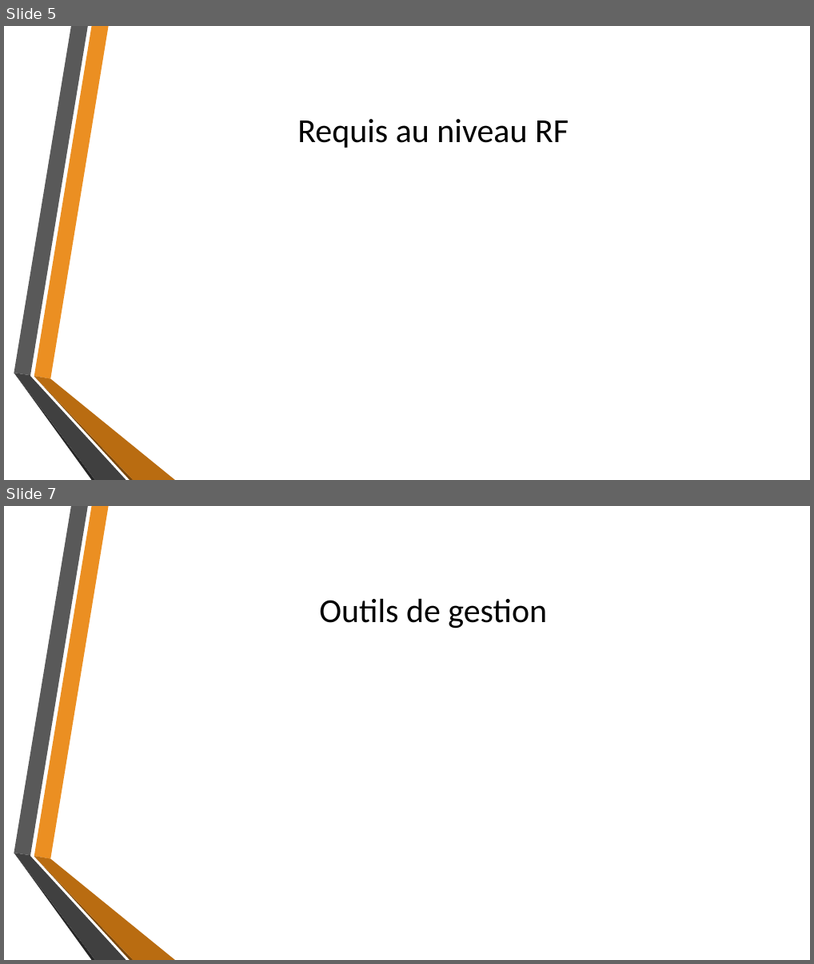
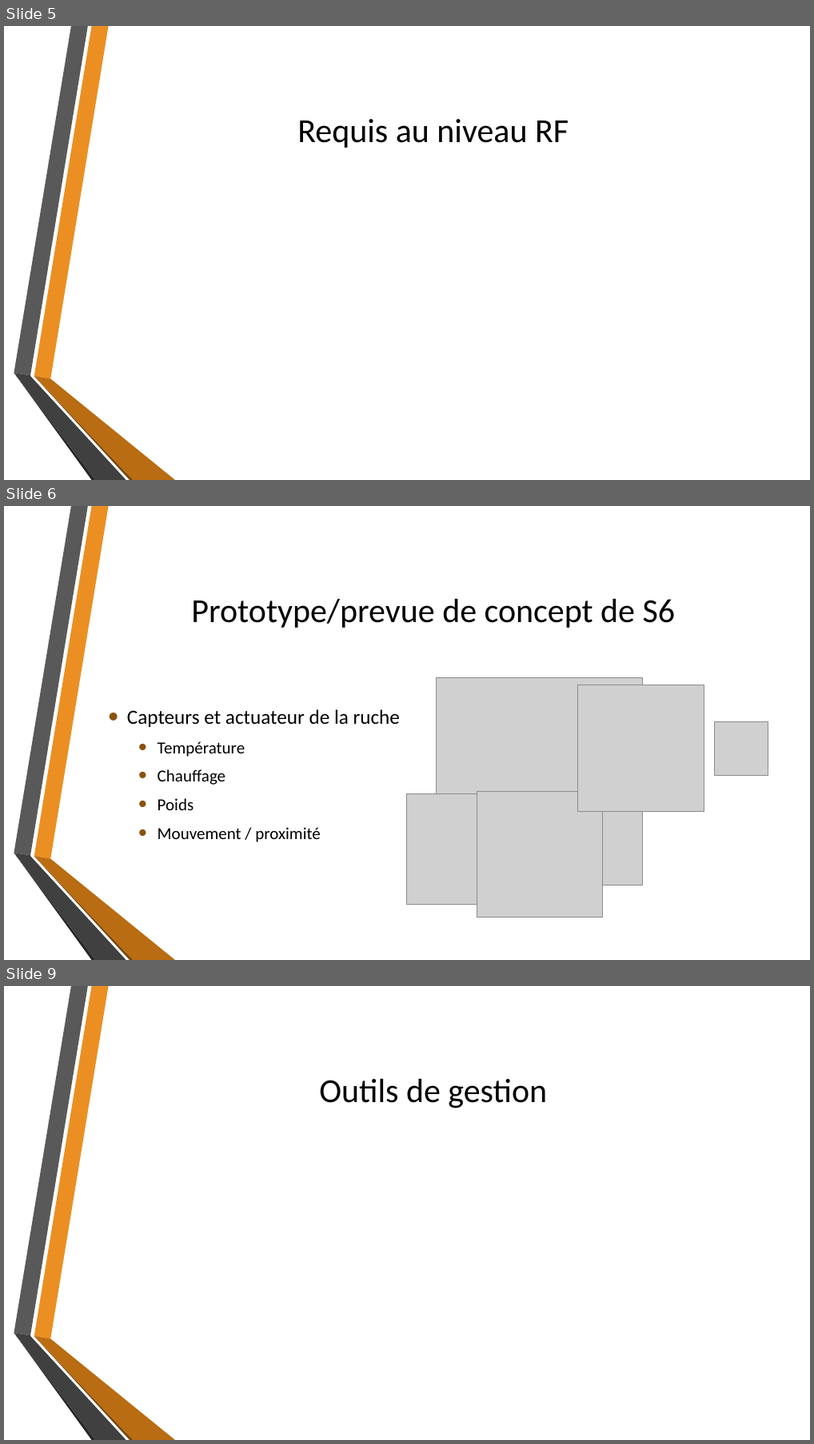
Before and after one commit to fisj2002/Projet_S6_Documentation, a slide deck: Dossier de Conception.pptx. Shown one above the other, each under a label of ours: slides 5 and 7 before the commit, slides 5, 6 and 9 after it; the slides between them are not shown. The pictures are 814x964 and 814x1444 pixels, drawn with LibreOffice and Linux fonts; fonts in the diff are those of the drawing; grey boxes stand for pictures; background and template pictures are left out. Boxes give left, top, right and bottom in pixels: in the first picture for what was removed or moved away, otherwise in the second. Text is boxed around its words. In the diff, an @@ line names an element or a change of style, - is before the commit and + after.

Commit message:
Ajoute le prototype et ses limites

```diff
--- a/Dossier de Conception.pptx
+++ b/Dossier de Conception.pptx
@@ slide 6 added at (4,506,810,960), background picture (left out); not listed: 6 template elements that a slide beside it also shows @@
@@ title added at (191,599,676,628), 40 pt, text #000000 @@
+Prototype/prevue de concept de S6
@@ picture added at (437,678,643,884) @@
@@ picture added at (578,685,704,811) @@
@@ text added at (127,709,400,842), 20 pt, text #000000 @@
+• Capteurs et actuateur de la ruche
+  • Température
+  • Chauffage
+  • Poids
+  • Mouvement / proximité
@@ picture added at (715,721,769,776) @@
@@ picture added at (406,793,517,904) @@
@@ picture added at (477,791,603,916) @@
@@ what was slide 7 is now slide 9 @@
```
Also in this commit, not shown: 1 slide changed, 1 other slide added.
